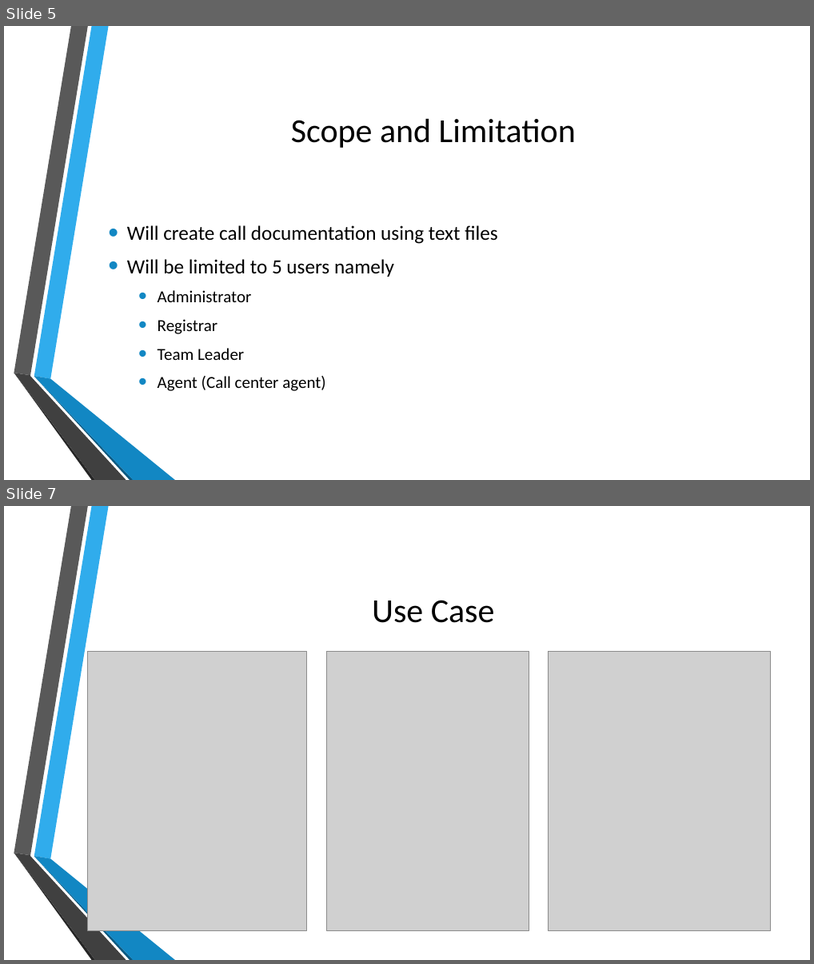
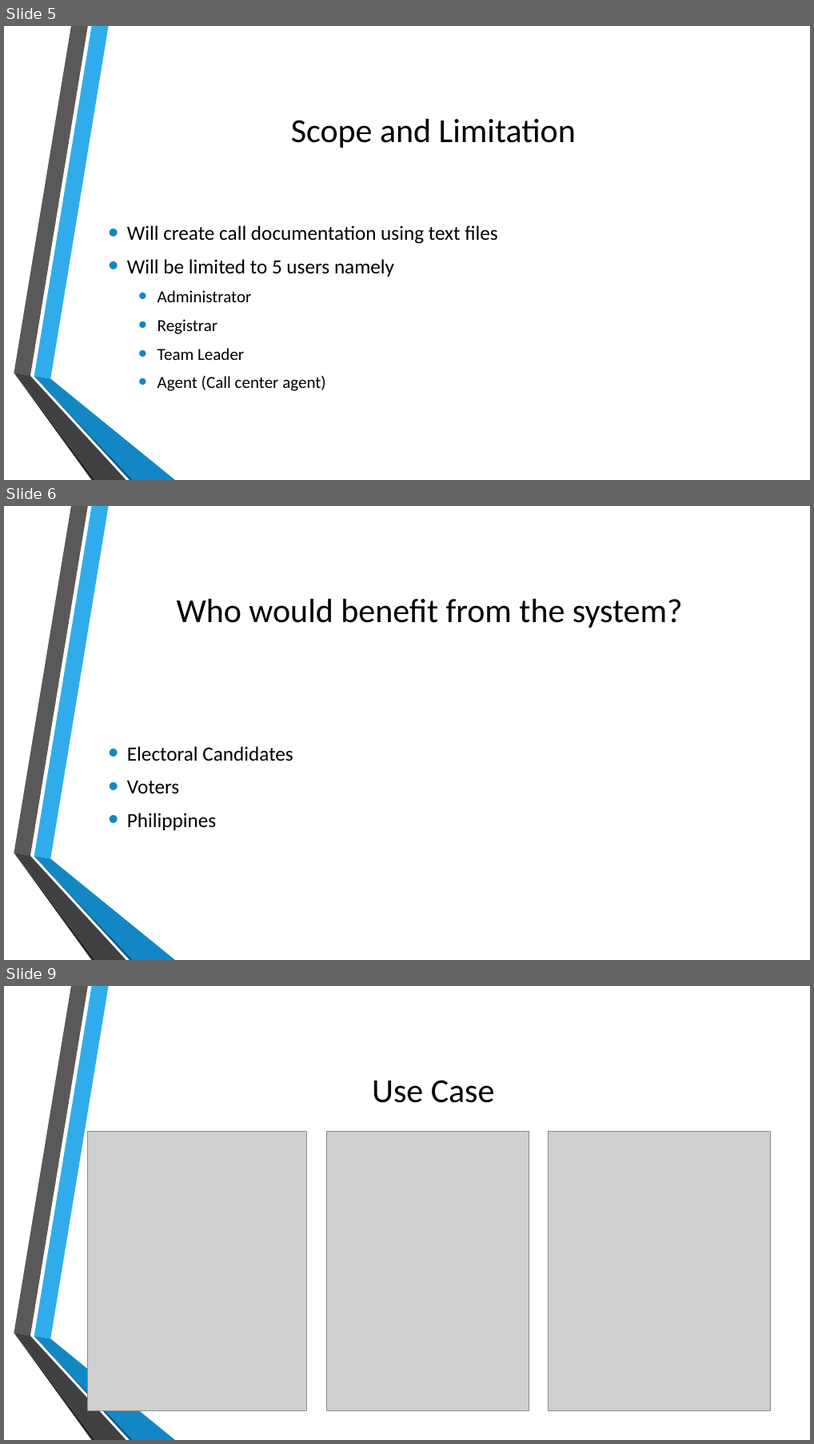
Before and after one commit to pldolot/apc-quality-cn131df131ss132-06, a slide deck: documentation/softdev/Support and Command Center.pptx. Shown one above the other, each under a label of ours: slides 5 and 7 before the commit, slides 5, 6 and 9 after it; the slides between them are not shown. The pictures are 814x964 and 814x1444 pixels, drawn with LibreOffice and Linux fonts; fonts in the diff are those of the drawing; grey boxes stand for pictures; background and template pictures are left out. Boxes give left, top, right and bottom in pixels: in the first picture for what was removed or moved away, otherwise in the second. Text is boxed around its words. In the diff, an @@ line names an element or a change of style, - is before the commit and + after.

```diff
--- a/documentation/softdev/Support and Command Center.pptx
+++ b/documentation/softdev/Support and Command Center.pptx
@@ slide 6 added at <box>4,506,810,960</box>, background picture (left out); not listed: 6 template elements that a slide beside it also shows @@
@@ title added at <box>177,599,683,628</box>, 40 pt, text #000000 @@
+Who would benefit from the system?
@@ text added at <box>127,746,293,830</box>, 24 pt, text #000000 @@
+• Electoral Candidates
+• Voters
+• Philippines
@@ what was slide 7 is now slide 9 @@
```
Also in this commit, not shown: 3 slides changed, 1 other slide added, 2 other files.
